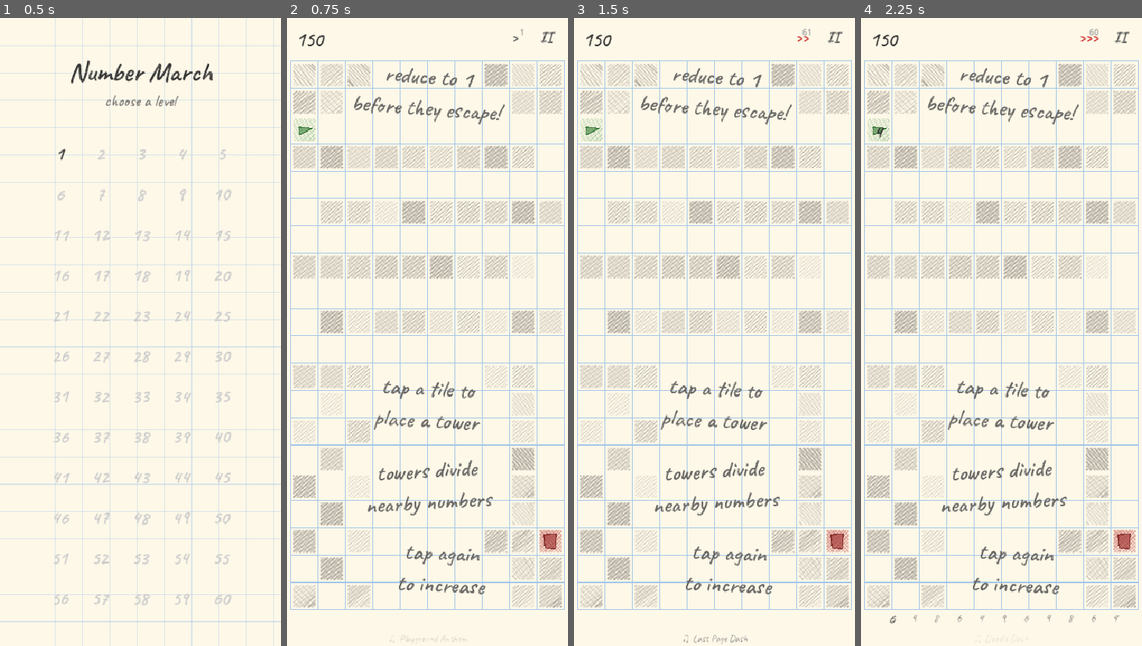
Above: before the commit, frames 1-4 (left to right).
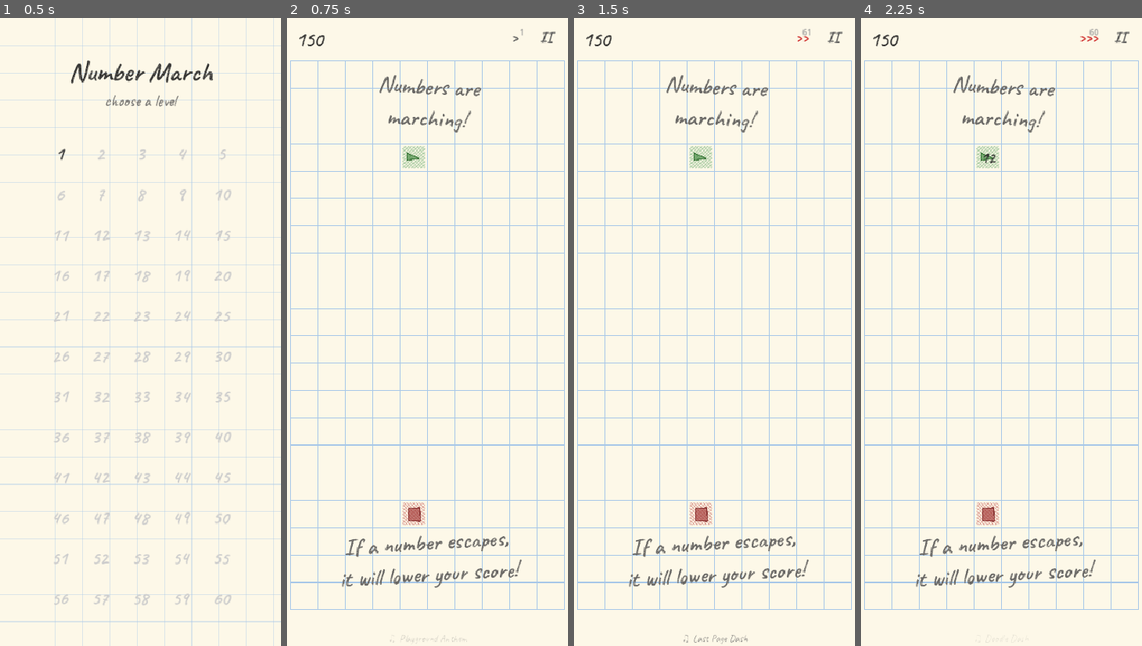
Above: after the commit, the same moments.

Repository: cagriaksay/number-march
Game: Godot game, scene res://scenes/main.tscn
Two runs of this game, one before a commit and one after it. Both use one fixed random seed, a clock stepped at 60 frames per second and the inputs below.
Inputs:
- Up to frame 1 (0.5 s): no input
- Up to frame 2 (0.75 s): click "1" at 0.5 s
- Up to frame 3 (1.5 s): click ">" at 1.25 s
- Up to frame 4 (2.25 s): click ">>" at 2 s

Frame 1 is identical in both runs. In frame 2, 16% of the frame differs, in the area x 2-99%, y 7-94%; in frame 3, 16%; in frame 4, 16%, in the area x 2-99%, y 7-97%.

Commit message:
first two levels

Diff:
--- a/levels/level_00.json
+++ b/levels/level_00.json
@@ -1,39 +1,28 @@
 {
 	"grid_layout": [
-		"###....###",
-		"##......##",
-		"S.........",
-		"#########.",
 		"..........",
-		".#########",
 		"..........",
-		"#########.",
 		"..........",
-		".#########",
+		"....S.....",
 		"..........",
-		"###....##.",
-		".#......#.",
-		"#.#.....#.",
-		".#......#.",
-		"#.#.....#.",
-		".#......#.",
-		"#.#....##E",
-		".#......##",
-		"#.#.....##"
+		"..........",
+		"..........",
+		"..........",
+		"..........",
+		"..........",
+		"..........",
+		"..........",
+		"..........",
+		"..........",
+		"..........",
+		"..........",
+		"....E.....",
+		"..........",
+		"..........",
+		".........."
 	],
 	"number_sequence": [
-		4,
-		6,
-		4,
-		8,
-		6,
-		4,
-		9,
-		6,
-		4,
-		8,
-		6,
-		4
+		12
 	],
 	"starting_hp": 150,
 	"tick_speed": 2.0,
@@ -41,31 +30,17 @@
 	"tutorial_hints": [
 		{
 			"height": 3.0,
-			"text": "tap a tile to\nplace a tower",
+			"text": "Numbers are\nmarching!",
 			"width": 8.0,
 			"x": 1.0,
-			"y": 11.0
-		},
-		{
-			"height": 3.0,
-			"text": "towers divide\nnearby numbers",
-			"width": 8.0,
-			"x": 1.0,
-			"y": 14.0
-		},
-		{
-			"height": 3.0,
-			"text": "tap again\nto increase",
-			"width": 7.0,
-			"x": 2.0,
-			"y": 17.0
+			"y": 0.0
 		},
 		{
 			"height": 2.0,
-			"text": "reduce to 1\nbefore they escape!",
+			"text": "If a number escapes,\nit will lower your score!",
 			"width": 8.0,
 			"x": 1.0,
-			"y": 0.0
+			"y": 17.0
 		}
 	]
 }
--- a/levels/level_01.json
+++ b/levels/level_01.json
@@ -1,54 +1,55 @@
 {
 	"grid_layout": [
-		"S......#..",
-		"######..#.",
-		"#.#...#..#",
-		".#..#.##.#",
-		"#..#..#..#",
-		"..##.#..#.",
-		".#.#...#..",
-		".######...",
 		"..........",
-		"#########.",
 		"..........",
-		".#########",
-		".#...#...#",
-		".#.#.#.#.#",
-		".#.#.#.#.#",
-		".#.#.#.#.#",
-		"...#...#..",
-		"#########.",
-		"....#...#.",
-		"E##...#..."
+		"..........",
+		"..........",
+		"##########",
+		"#S.......#",
+		"########.#",
+		".......#.#",
+		".......#.#",
+		".......4.#",
+		".......#.#",
+		".......#.#",
+		".......#.#",
+		".......#.#",
+		".......#.#",
+		".......#.#",
+		".......#E#",
+		".......###",
+		"..........",
+		".........."
 	],
 	"number_sequence": [
 		4,
-		6,
-		4,
-		8,
-		6,
-		4,
-		6,
-		8,
-		4,
-		9,
-		6,
-		8,
-		4,
-		6,
-		4,
-		8,
-		6,
-		9,
-		4,
-		6,
-		8,
-		4,
-		6,
-		4
+		3,
+		2
 	],
-	"starting_hp": 130,
-	"tick_speed": 1.8,
-	"ticks_between_spawns": 4,
-	"tutorial_hints": []
+	"starting_hp": 150,
+	"tick_speed": 2.0,
+	"ticks_between_spawns": 6,
+	"tutorial_hints": [
+		{
+			"height": 3.0,
+			"text": "these are walls,\nnumbers can't\npass through them!",
+			"width": 8.0,
+			"x": 1.0,
+			"y": 0.0
+		},
+		{
+			"height": 3.0,
+			"text": "this is a tower!",
+			"width": 8.0,
+			"x": 0.0,
+			"y": 8.0
+		},
+		{
+			"height": 3.0,
+			"text": "Towers divide\nnumbers passing by them!",
+			"width": 8.0,
+			"x": 0.0,
+			"y": 17.0
+		}
+	]
 }
--- a/scripts/game_board.gd
+++ b/scripts/game_board.gd
@@ -35,6 +35,7 @@
 var _edit_placing: String = ""  # "", "start", or "end"
 var _edit_dirty: bool = false  # true if grid changed since last save
 var _edit_saved_layout: PackedStringArray = []  # layout at last save
+var _pending_towers: Array = []  # [{cell: Vector2i, value: int}] for pre-placed towers
 
 # References (set by main)
 var health_manager: HealthManager
@@ -88,8 +89,25 @@
 	_init_grid()
 	_parse_layout(data.grid_layout)
 	_setup_astar()
+	_spawn_pre_placed_towers()
 	_spawn_tutorial_hints(data.tutorial_hints)
 	queue_redraw()
+
+func _spawn_pre_placed_towers() -> void:
+	for entry in _pending_towers:
+		var cell: Vector2i = entry["cell"]
+		var val: int = entry["value"]
+		var tower_node = tower_scene.instantiate()
+		tower_node.grid_pos = cell
+		tower_node.position = grid_to_local(cell)
+		tower_node.cell_size = cell_size
+		tower_container.add_child(tower_node)
+		# Set value after _ready() has run, then refresh visual
+		tower_node.value = val
+		tower_node._update_visual()
+		tower_node.queue_redraw()
+		towers[cell] = tower_node
+	_pending_towers.clear()
 
 func _clear_board() -> void:
 	for child in tower_container.get_children():
@@ -117,6 +135,7 @@
 		grid.append(col)
 
 func _parse_layout(layout: PackedStringArray) -> void:
+	_pending_towers.clear()
 	for y in layout.size():
 		var row_str: String = layout[y]
 		for x in row_str.length():
@@ -135,7 +154,12 @@
 					grid[x][y] = CellType.END
 					end_cell = Vector2i(x, y)
 				_:
-					grid[x][y] = CellType.PATH
+					# Digits 1-9: pre-placed tower with that value
+					if ch >= "1" and ch <= "9":
+						grid[x][y] = CellType.TOWER
+						_pending_towers.append({"cell": Vector2i(x, y), "value": ch.to_int()})
+					else:
+						grid[x][y] = CellType.PATH
 
 # ─── Tutorial Hints ──────────────────────────────────────────────
 
@@ -506,7 +530,11 @@
 				CellType.END:
 					row += "E"
 				CellType.TOWER:
-					row += "."  # towers export as path
+					var cell := Vector2i(x, y)
+					if towers.has(cell) and towers[cell].value >= 1 and towers[cell].value <= 9:
+						row += str(towers[cell].value)
+					else:
+						row += "."
 				_:
 					row += "."
 		layout.append(row)
